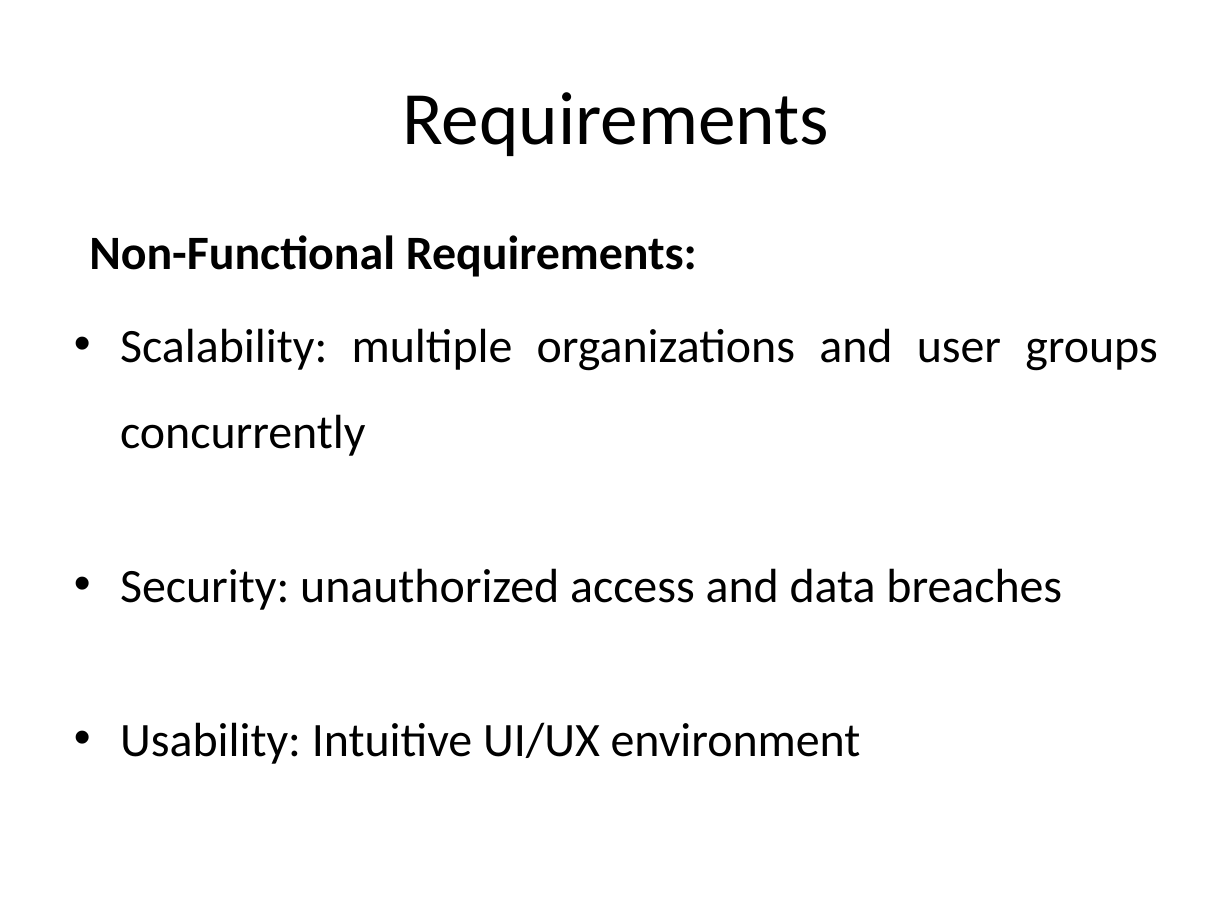
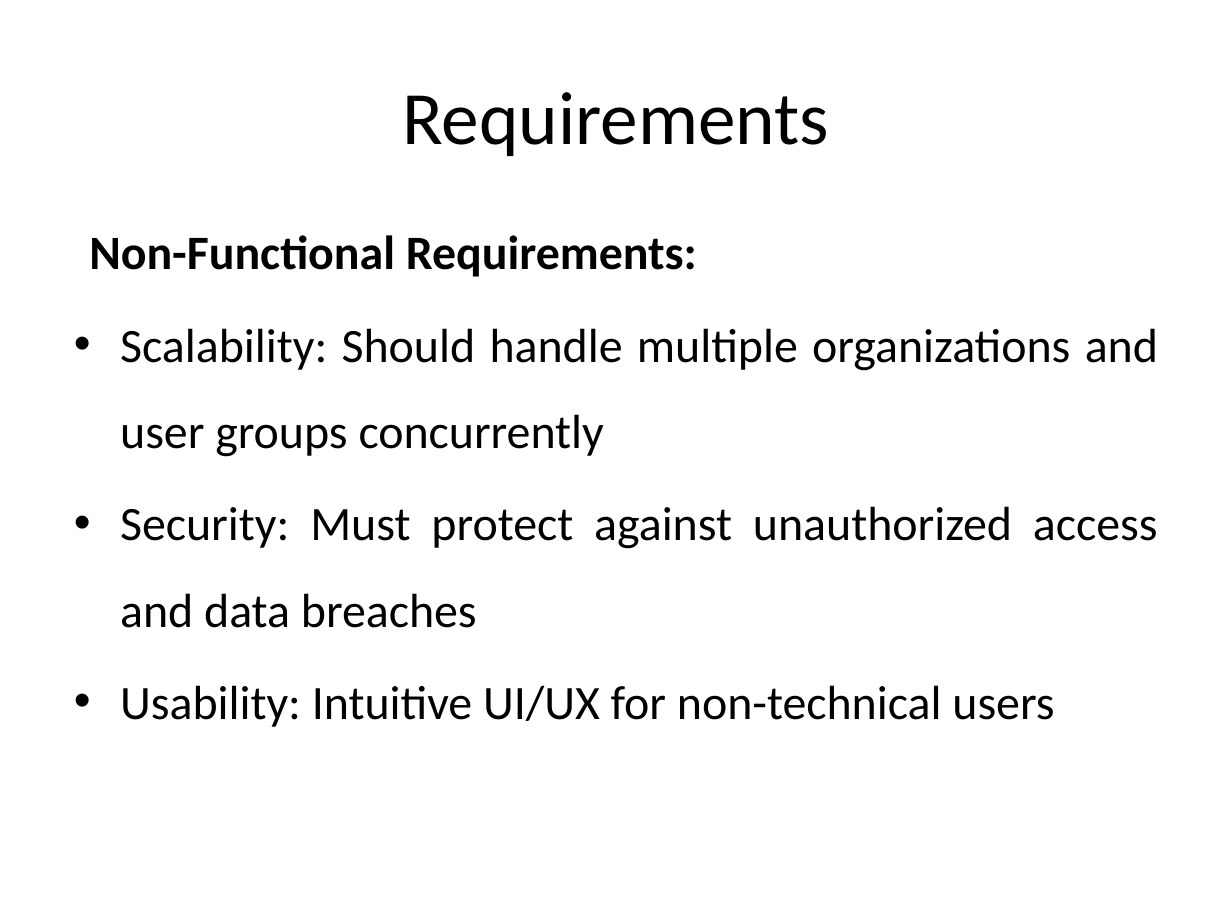
Before and after one commit to xhani890/PhishNet, a slide deck: slide 23 of Documentation/Templates/Template #7/Template #7 - Final Project Presentation - 8.0.pptx (slide 24 before the commit). Drawn at 1232x924 pixels with LibreOffice and Linux fonts; fonts in the diff are those of the drawing; background and template pictures are left out. Boxes give left, top, right and bottom in pixels: in the first picture for what was removed or moved away, otherwise in the second. Text is boxed around its words. In the diff, an @@ line names an element or a change of style, - is before the commit and + after.

```diff
--- a/Documentation/Templates/Template #7/Template #7 - Final Project Presentation - 8.0.pptx
+++ b/Documentation/Templates/Template #7/Template #7 - Final Project Presentation - 8.0.pptx
@@ text at [120, 328, 1158, 727]: text changed @@
-• Scalability: multiple organizations and user groups concurrently
-• Security: unauthorized access and data breaches
-• Usability: Intuitive UI/UX environment
+• Scalability: Should handle multiple organizations and user groups concurrently
+• Security: Must protect against unauthorized access and data breaches
+• Usability: Intuitive UI/UX for non-technical users
```
Also in this commit, not shown: 29 other slides changed, 1 slide added, 4 slides removed.
